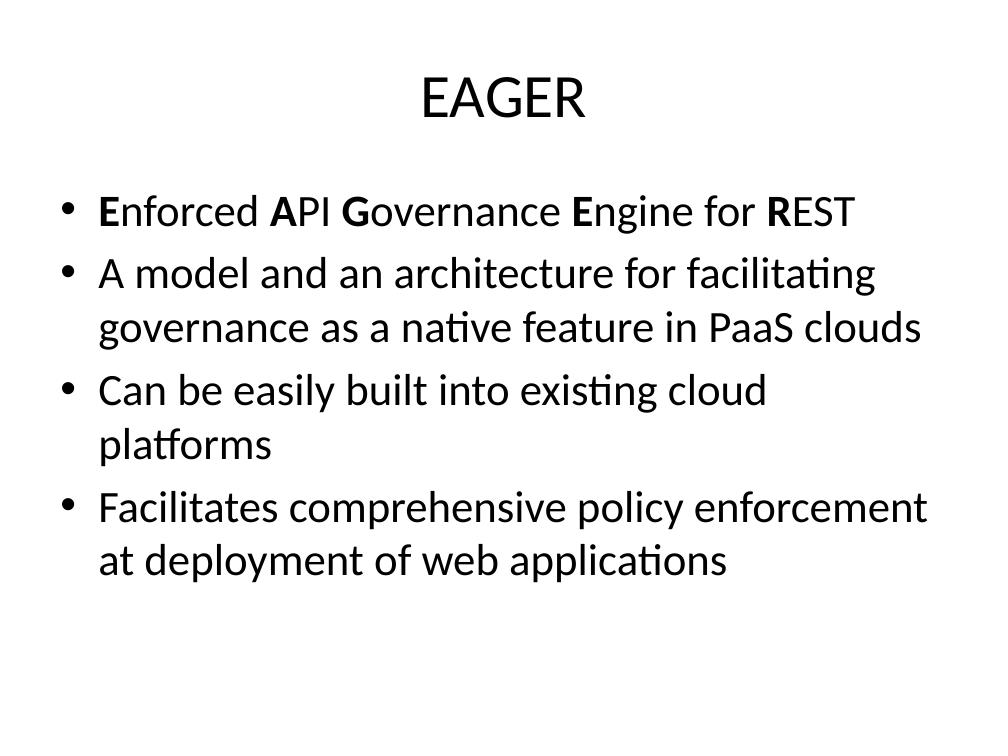
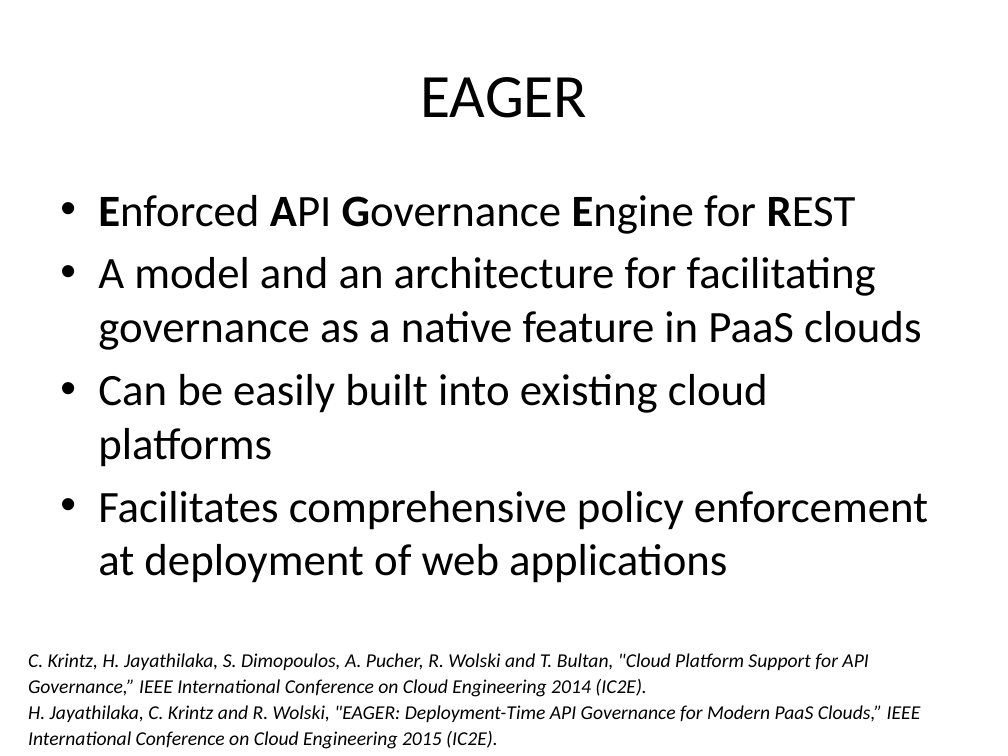
Before and after one commit to Dithn/eager-appscale, a slide deck: slide 11 of Eager/elk-experiment/appserver/system_design.pptx (slide 12 before the commit). Drawn at 1008x756 pixels with LibreOffice and Linux fonts; fonts in the diff are those of the drawing. Boxes give left, top, right and bottom in pixels: in the first picture for what was removed or moved away, otherwise in the second. Text is boxed around its words. In the diff, an @@ line names an element or a change of style, - is before the commit and + after.

```diff
--- a/Eager/elk-experiment/appserver/system_design.pptx
+++ b/Eager/elk-experiment/appserver/system_design.pptx
@@ text added at (28, 653, 921, 749), 14 pt, text #000000, italic @@
+C. Krintz, H. Jayathilaka, S. Dimopoulos, A. Pucher, R. Wolski and T. Bultan, "Cloud Platform Support for API Governance,” IEEE International Conference on Cloud Engineering 2014 (IC2E).
+H. Jayathilaka, C. Krintz and R. Wolski, "EAGER: Deployment-Time API Governance for Modern PaaS Clouds,” IEEE International Conference on Cloud Engineering 2015 (IC2E).
```
Also in this commit, not shown: 7 other slides changed, 3 slides added, 3 slides removed.
